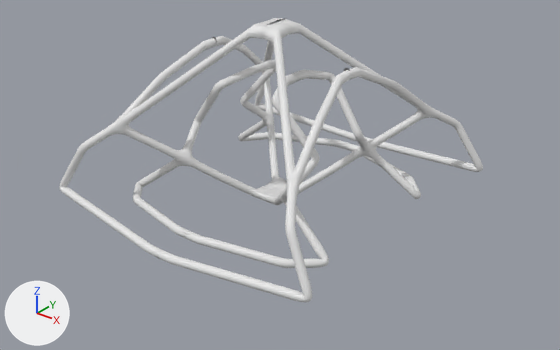
Renders of the Blender file BlenderModels/Environment/Foliage/Bush1.blend from each side of a commit.
The view is the same before and after, from a 50 mm lens placed at (1.4, -1.732, 1.216), pointed at (0.057, -0.054, 0.175). Every picture has the same lights, and +X, +Y and +Z are marked at lower left. The picture after the commit comes second.

Objects in the first picture: 'Bush1'.
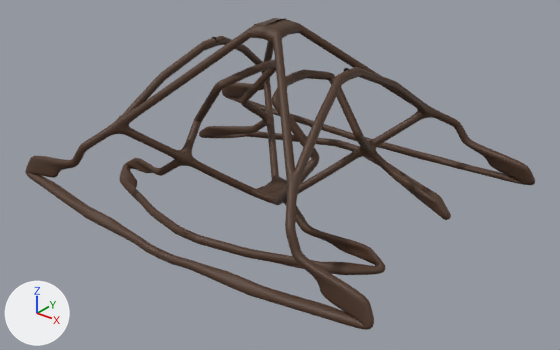
Location of each change, [x1, y1, x2, y2] in pixels of the pictures (560 x 350 px; the box of a moved part takes in the faces that stretch with it):
'Bush1', recoloured, reshaped (white to brown, 20% wider, 10% taller)
    before: [59, 18, 483, 302]
    after: [25, 18, 535, 330]
part 1 of me_cube, moved or reshaped
    before: [59, 89, 483, 302]
    after: [25, 82, 535, 330]
part 2 of me_cube, moved or reshaped
    before: [133, 128, 421, 268]
    after: [120, 126, 451, 275]

The change, as a list of edits to the scene's bpy script:
```text
Add img_wood075_1k_png_displacement_png:
    img_wood075_1k_png_displacement_png = load_image('Wood075_1K-PNG_Displacement.png', '../../../Materials/JHalstMaterials/BushStem/Wood075_1K-PNG_Displacement.png', 1024, 1024, 'Non-Color')
Add img_wood075_1k_png_normalgl_png:
    img_wood075_1k_png_normalgl_png = load_image('Wood075_1K-PNG_NormalGL.png', '../../../Materials/JHalstMaterials/BushStem/Wood075_1K-PNG_NormalGL.png', 1024, 1024, 'Non-Color')
Add img_wood075_1k_png_roughness_png:
    img_wood075_1k_png_roughness_png = load_image('Wood075_1K-PNG_Roughness.png', '../../../Materials/JHalstMaterials/BushStem/Wood075_1K-PNG_Roughness.png', 1024, 1024, 'Non-Color')
Add img_wood075_1k_png_color_png:
    img_wood075_1k_png_color_png = load_image('Wood075_1K-PNG_Color.png', '../../../Materials/JHalstMaterials/BushStem/Wood075_1K-PNG_Color.png', 1024, 1024, 'sRGB')
Add mat_bushmaterial:
    mat_bushmaterial = bpy.data.materials.new('BushMaterial')
    # uses the picture img_wood075_1k_png_color_png
    # uses the picture img_wood075_1k_png_displacement_png
    # uses the picture img_wood075_1k_png_normalgl_png
    # uses the picture img_wood075_1k_png_roughness_png
Change me_cube:
    used by ob_bush1; location = (0.0, 0.0, 0.038)
    remove me_cube.from_pydata(...)  # 516 vertices, 516 faces; spans x -0.497..0.017, y -0.529..0.013, z -0.011..0.606
    add me_cube.from_pydata(...)  # 516 vertices, 516 faces; spans x -0.675..0.017, y -0.529..0.013, z -0.011..0.606
    me_cube part 1: 48 of the vertices in x -0.497..-0.145, y -0.517..-0.436, z 0.041..0.16 are moved by (-0.178, 0.0, 0.0)
    me_cube part 2: 37 of the vertices in x -0.396..-0.222, y -0.37..-0.224, z 0.025..0.098 are moved by (-0.138, 0.065, 0.0)
    add me_cube.materials.append(mat_bushmaterial)
```
